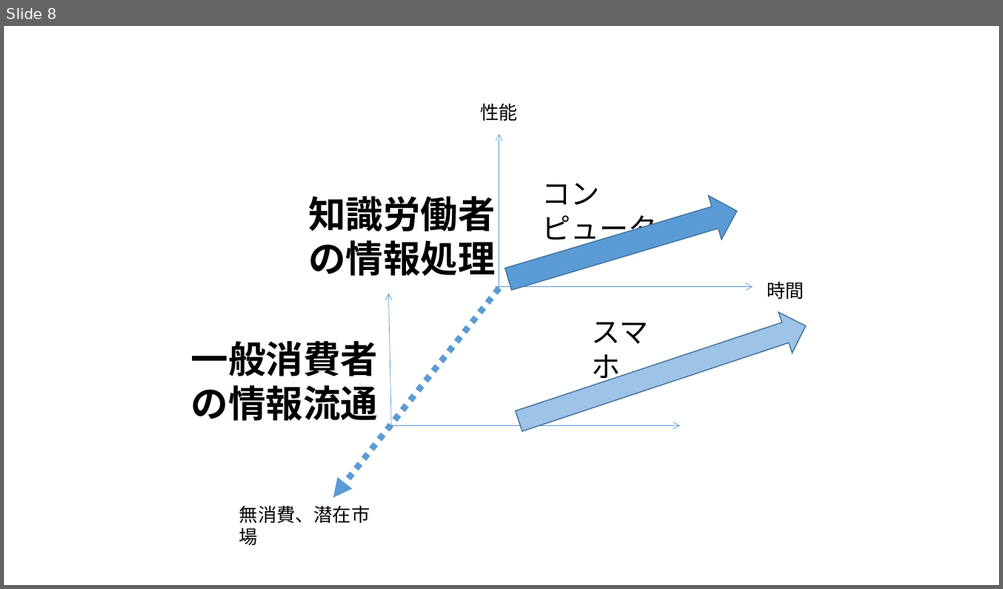
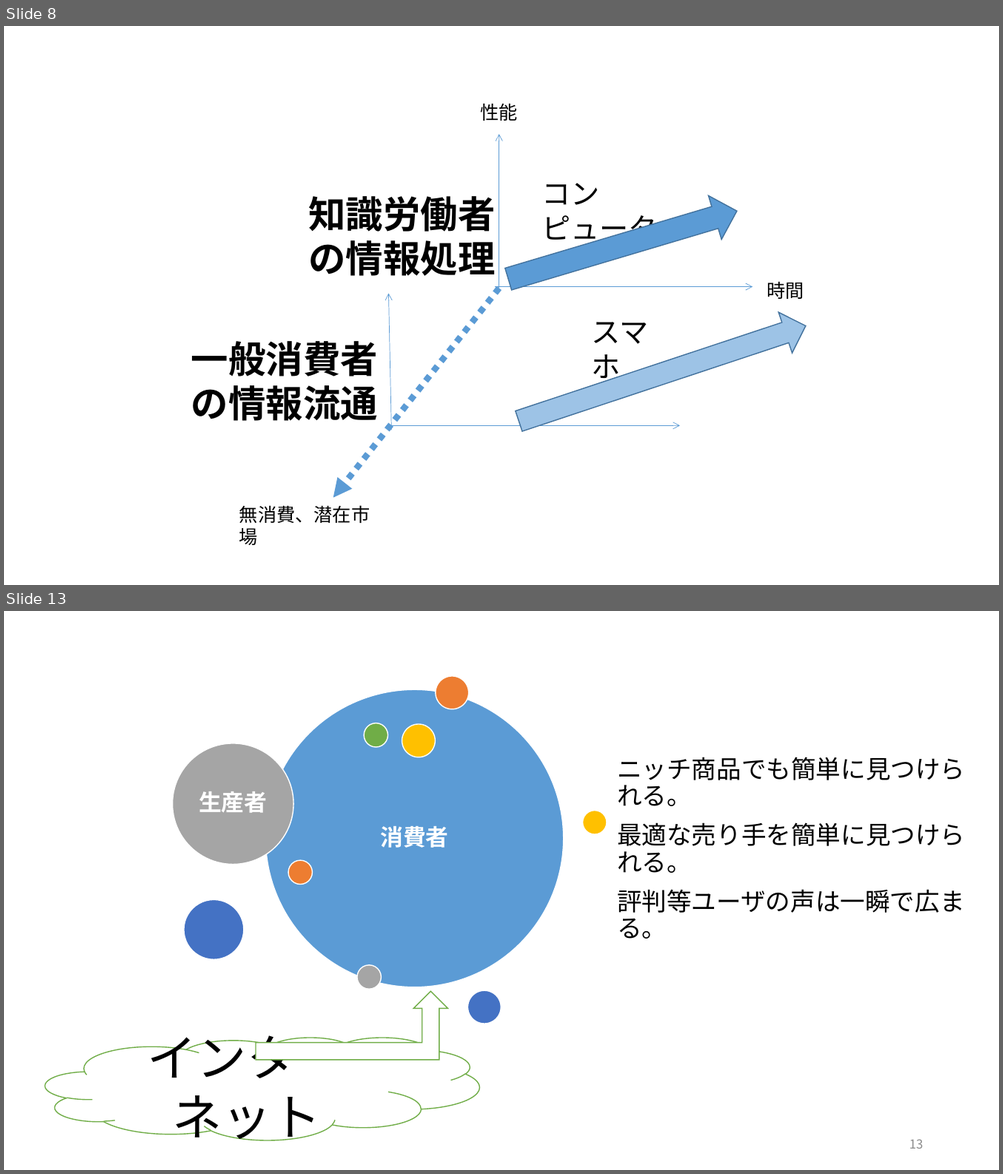
Before and after one commit to satoyoshiharu/innovation_design, a slide deck: figures.pptx. Shown one above the other, each under a label of ours: slide 8 before the commit, slides 8 and 13 after it; the slides between them are not shown. The pictures are 1003x589 and 1003x1174 pixels, drawn with LibreOffice and Linux fonts; fonts in the diff are those of the drawing. Boxes give left, top, right and bottom in pixels: in the first picture for what was removed or moved away, otherwise in the second. Text is boxed around its words. In the diff, an @@ line names an element or a change of style, - is before the commit and + after.

```diff
--- a/figures.pptx
+++ b/figures.pptx
@@ slide 13 added at (x1=4, y1=611, x2=999, y2=1170), background #FFFFFF @@
@@ group added at (x1=607, y1=754, x2=986, y2=947): 3 rounded rectangles, 3 texts @@
+ニッチ商品でも簡単に見つけられる。
+最適な売り手を簡単に見つけられる。
+評判等ユーザの声は一瞬で広まる。
@@ group added at (x1=173, y1=676, x2=606, y2=1024): 10 ellipses, 2 texts @@
+消費者
+生産者
@@ bent up arrow added at (x1=256, y1=991, x2=447, y2=1060), fill #FFFFFF, outline #70AD47 1 pt @@
@@ cloud added at (x1=45, y1=1038, x2=479, y2=1141), fill #FFFFFF, outline #70AD47 1 pt, 48 pt, text #000000 @@
+インターネット
@@ page number added at (x1=909, y1=1139, x2=923, y2=1149), 12 pt, text #8C8C8C @@
+13
```
Also in this commit, not shown: 1 slide changed, 14 other slides added.
